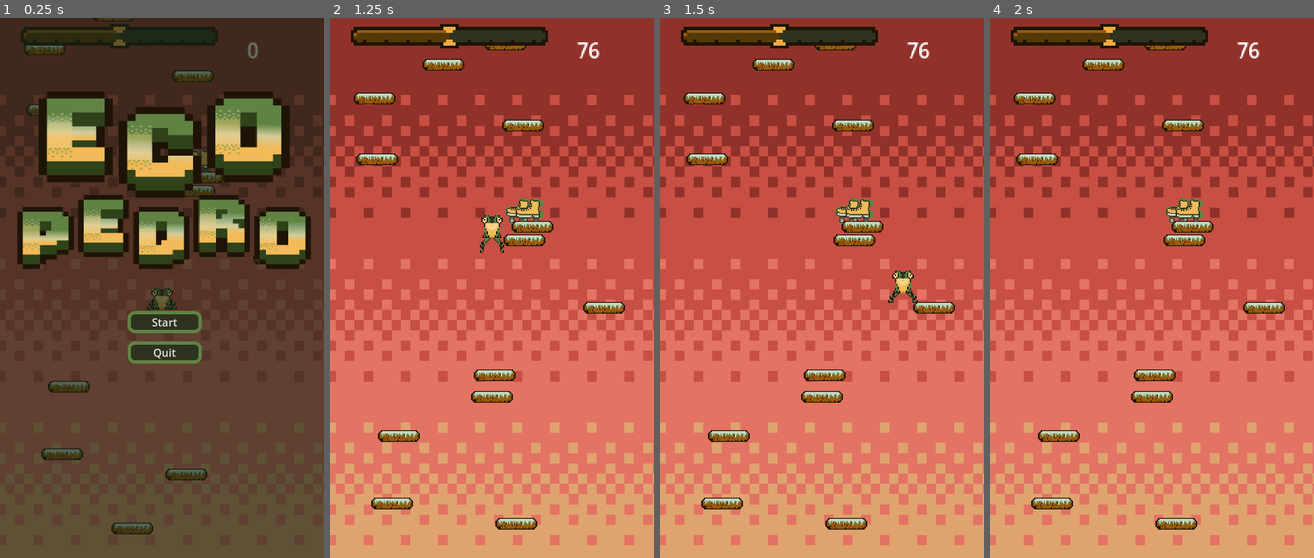
Above: before the commit, frames 1-4 (left to right).
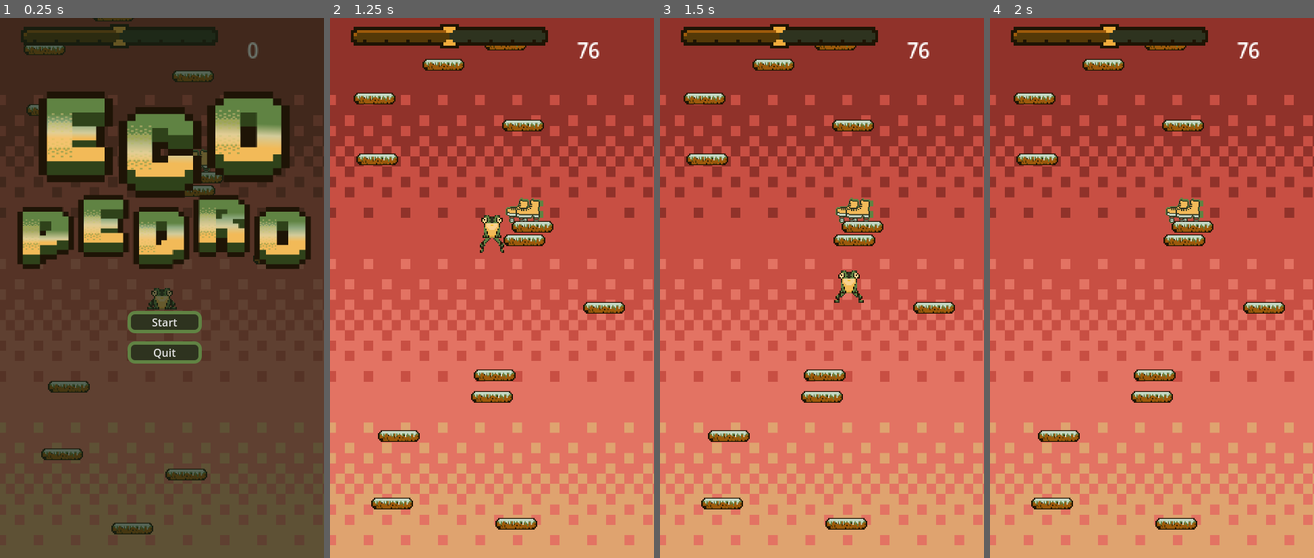
Above: after the commit, the same moments.

Repository: stefko-jam/Game_Jam
Game: Godot game, scene res://scenes/game.tscn
Same seed, same stepped clock (60 frames per second), same inputs: the game is played once before the commit and once after it.
Inputs (mouse positions are in pixels of both pictures, inside the frame that each line leads up to):
- Up to frame 1 (0.25 s): no input
- Up to frame 2 (1.25 s): click "Start" at 0.5 s
- Up to frame 3 (1.5 s): move the mouse to (805, 396) at 1.27 s; hold D (right) from 1.28 s (still down); click (805, 396) at 1.42 s
- Up to frame 4 (2 s): keep holding D (right)

Frames 1-2 are identical in both runs. In frame 3, 0.6% of the frame differs, in the area x 53-80%, y 46-53%; in frame 4, nothing differs.

Commit message:
Support mobile touch input

Diff:
--- a/scripts/player.gd
+++ b/scripts/player.gd
@@ -30,7 +30,8 @@
 
 		was_on_floor = is_on_floor()
 
-		var direction := Input.get_axis("left", "right")
+		var keyboardInput = Input.get_axis("left", "right");
+		var direction = touchInput if touchInput != 0 else keyboardInput
 		if direction:
 			velocity.x = direction * SPEED
 		else:
@@ -45,3 +46,13 @@
 
 func enable_input():
 	input_enabled = true
+
+var touchInput := 0  # -1 for left, 1 for right, 0 for none
+
+func _unhandled_input(event):
+	if event is InputEventScreenTouch or event is InputEventScreenDrag:
+		var screen_half = get_viewport_rect().size.x / 2
+		touchInput = -1 if event.position.x < screen_half else 1
+
+	if event is InputEventScreenTouch and not event.pressed:
+		touchInput = 0 # Stop moving on release
